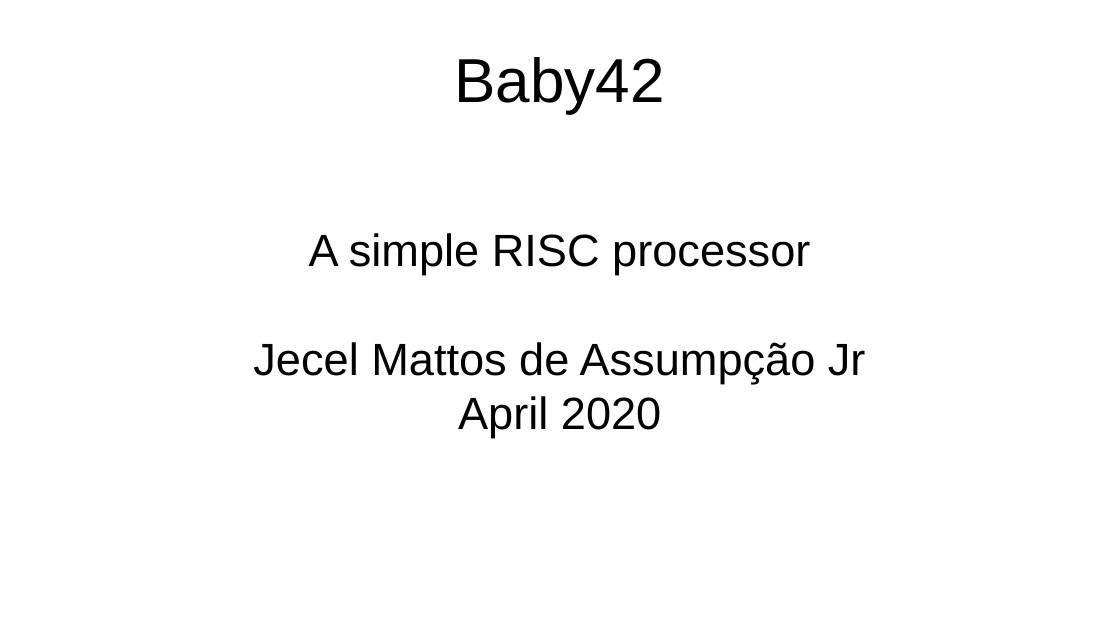
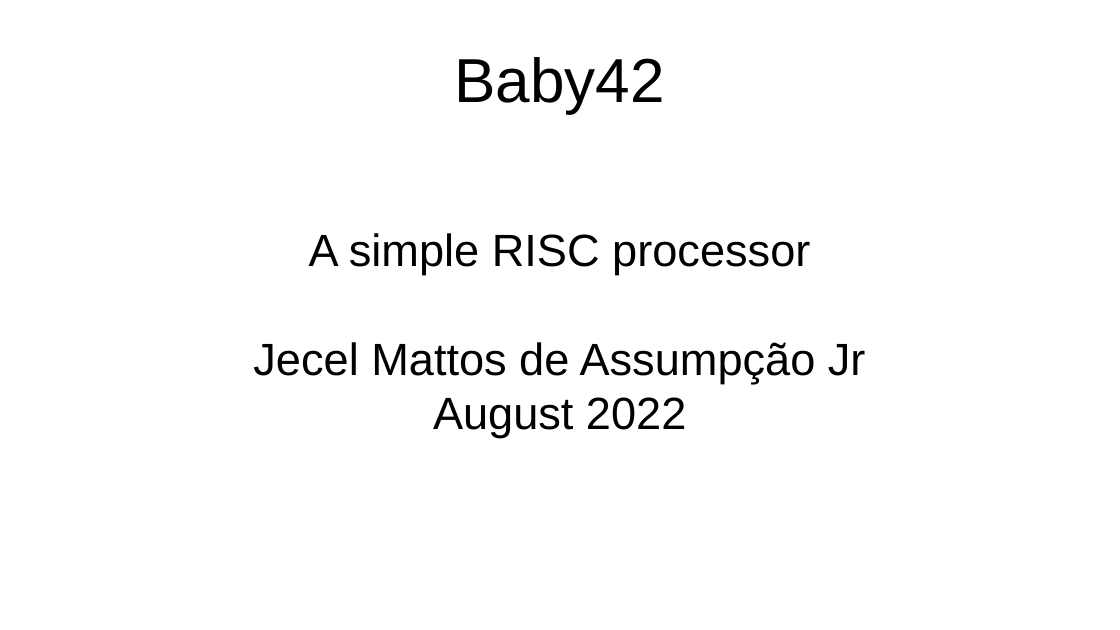
Before and after one commit to jeceljr/baby42, a slide deck: slide 1 of doc/baby42_slides.odp. Drawn at 1120x630 pixels with LibreOffice and Linux fonts; fonts in the diff are those of the drawing. Boxes give left, top, right and bottom in pixels: in the first picture for what was removed or moved away, otherwise in the second. Text is boxed around its words. In the diff, an @@ line names an element or a change of style, - is before the commit and + after.

```diff
--- a/doc/baby42_slides.odp
+++ b/doc/baby42_slides.odp
@@ subtitle at (x1=433, y1=397, x2=686, y2=438): text changed @@
-April 2020
+August 2022
```
Also in this commit, not shown: 1 other slide changed, 3 slides added, 1 other file.
